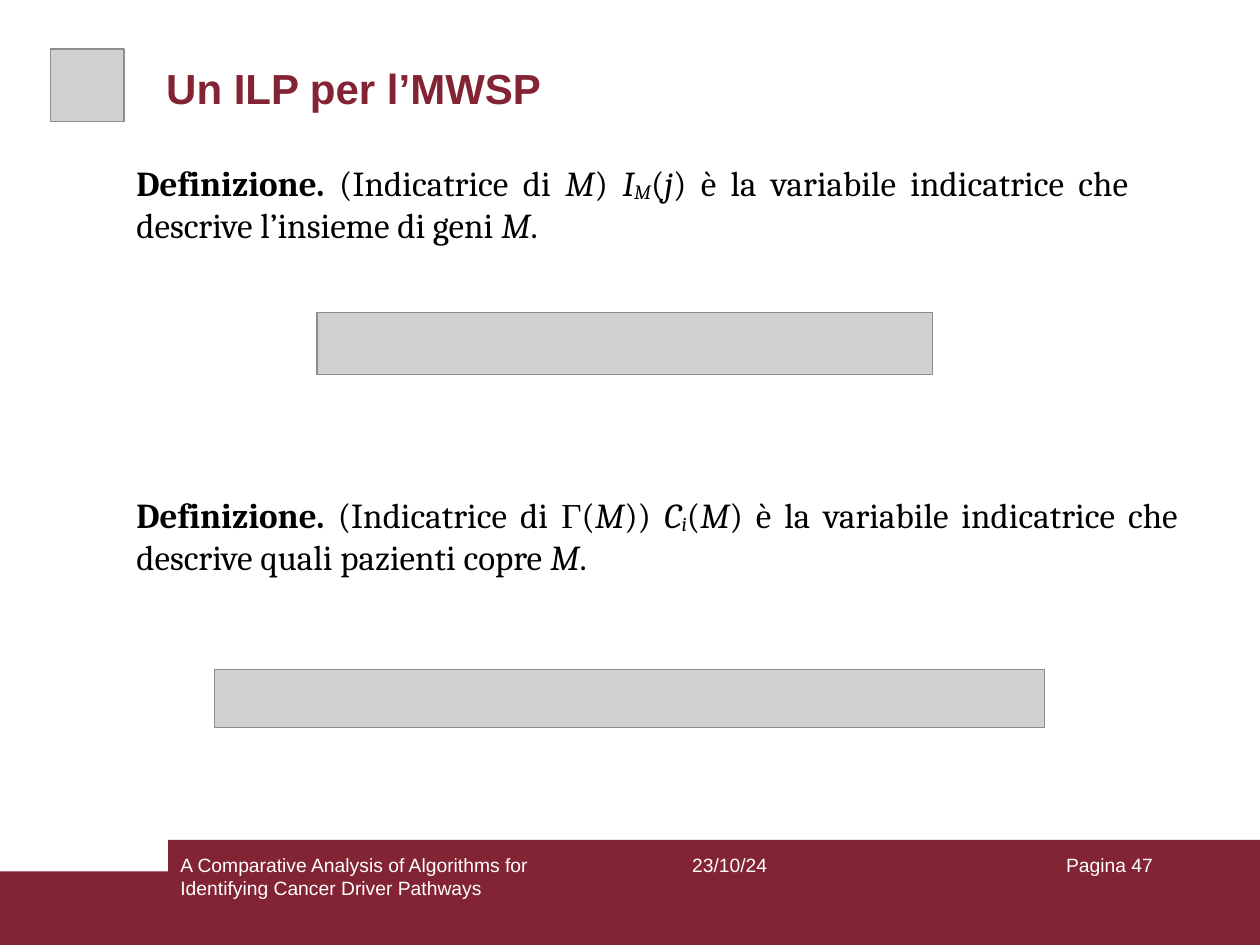
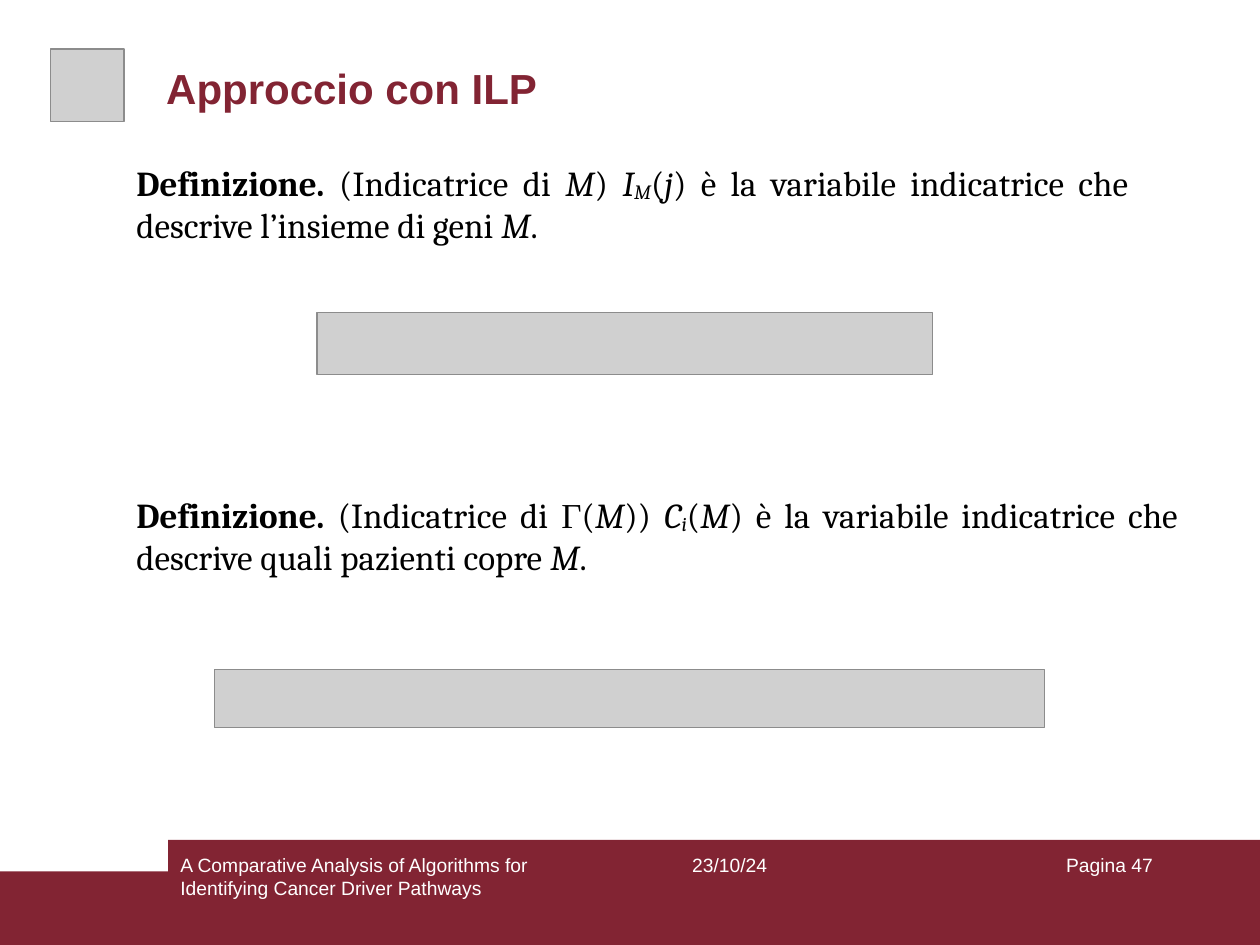
Before and after one commit to aflaag/bsc-thesis, a slide deck: slide 47 of presentation/slides.odp. Drawn at 1260x945 pixels with LibreOffice and Linux fonts; fonts in the diff are those of the drawing; grey boxes stand for pictures. Boxes give left, top, right and bottom in pixels: in the first picture for what was removed or moved away, otherwise in the second. Text is boxed around its words. In the diff, an @@ line names an element or a change of style, - is before the commit and + after.

```diff
--- a/presentation/slides.odp
+++ b/presentation/slides.odp
@@ title at [166,73,537,113]: text changed @@
-Un ILP per l’MWSP
+Approccio con ILP
```
Also in this commit, not shown: 3 other slides changed, 1 other file.
